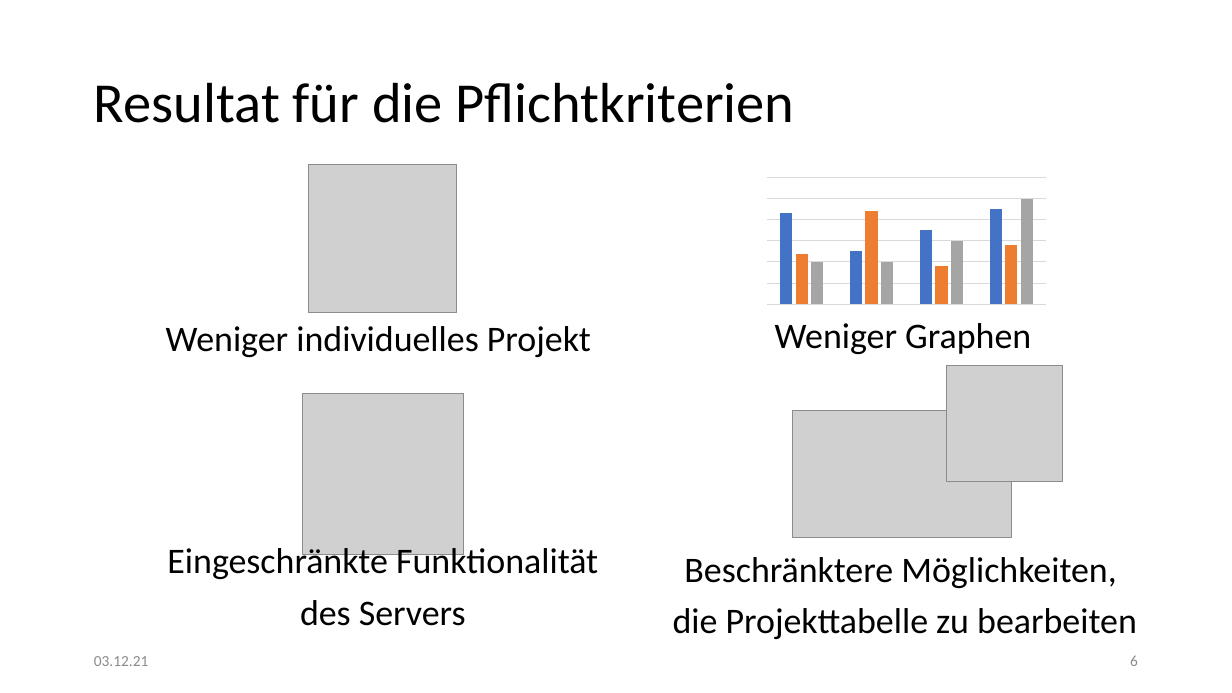
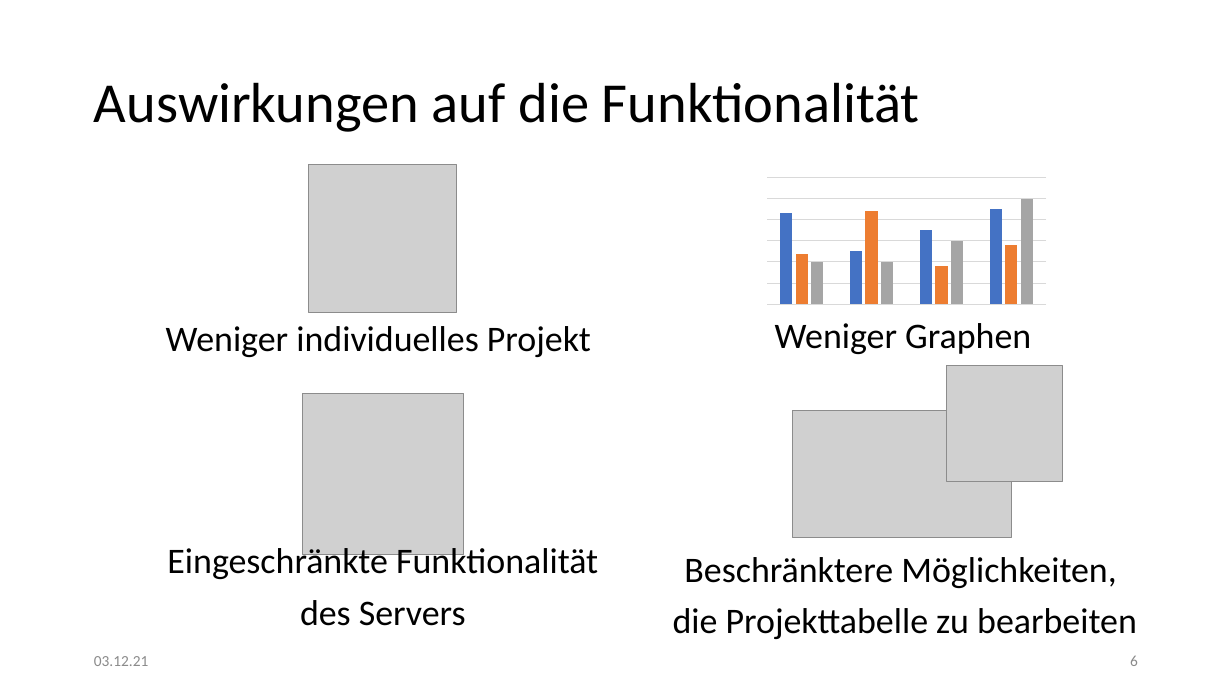
Before and after one commit to kittyahy/PSEAppGruppe2, a slide deck: slide 6 of Praesentationen/01-Definitionsphase/Präsentation.pptx. Drawn at 1232x693 pixels with LibreOffice and Linux fonts; fonts in the diff are those of the drawing; grey boxes stand for pictures. Boxes give left, top, right and bottom in pixels: in the first picture for what was removed or moved away, otherwise in the second. Text is boxed around its words. In the diff, an @@ line names an element or a change of style, - is before the commit and + after.

```diff
--- a/Praesentationen/01-Definitionsphase/Präsentation.pptx
+++ b/Praesentationen/01-Definitionsphase/Präsentation.pptx
@@ title at box(94, 82, 920, 132): text changed @@
-Resultat für die Pflichtkriterien
+Auswirkungen auf die Funktionalität
```
Also in this commit, not shown: 2 other slides changed.
